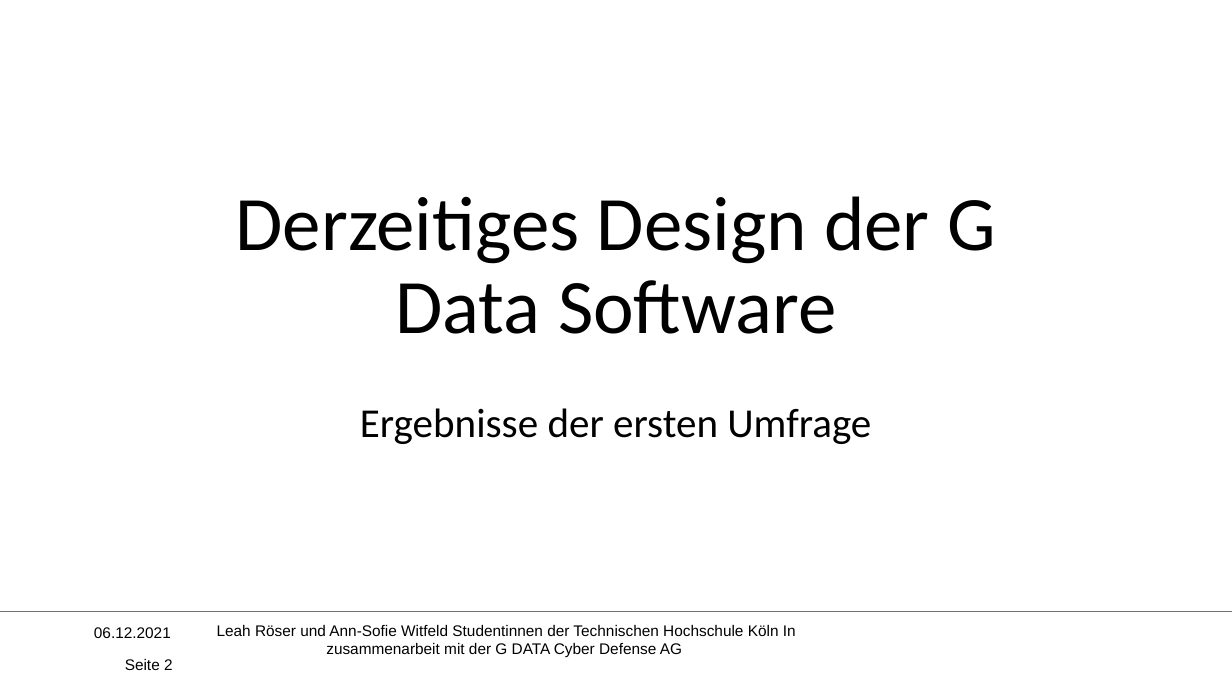
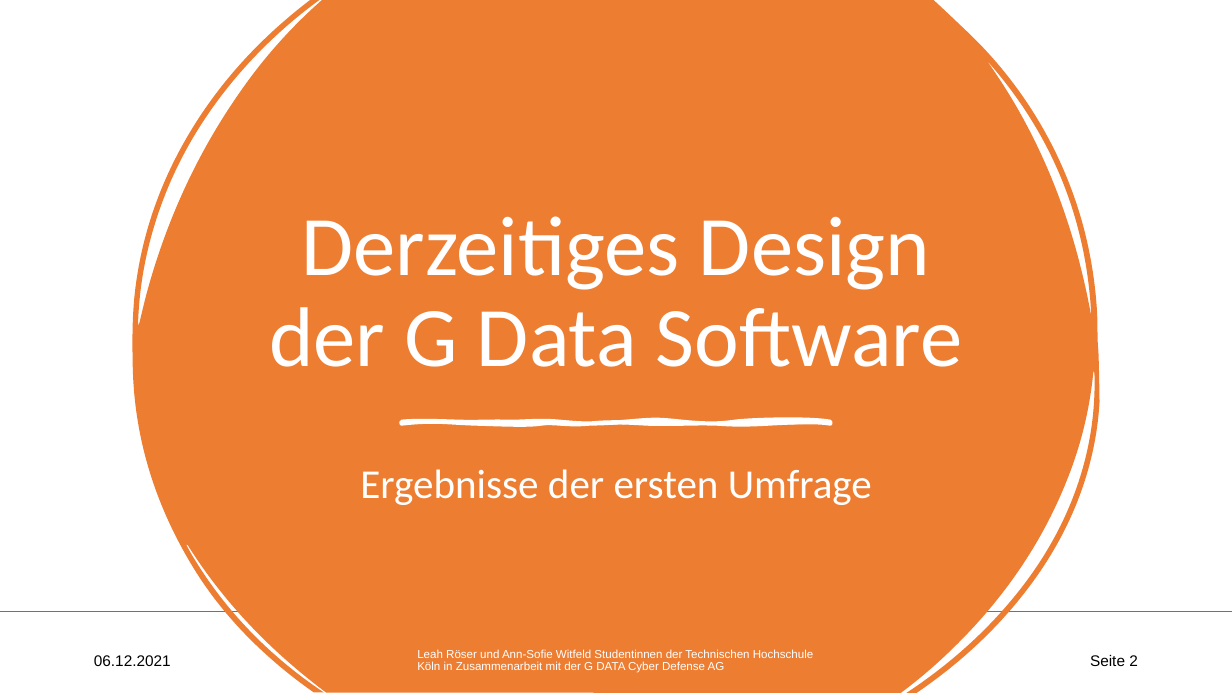
Before and after one commit to Miroeser/Praxisprojekt2021, a slide deck: slide 5 of Praesentation/Designevaluierung Schwerpunkt.pptx. Drawn at 1232x693 pixels with LibreOffice and Linux fonts; fonts in the diff are those of the drawing; background and template pictures are left out. Boxes give left, top, right and bottom in pixels: in the first picture for what was removed or moved away, otherwise in the second. Text is boxed around its words. In the diff, an @@ line names an element or a change of style, - is before the commit and + after.

```diff
--- a/Praesentation/Designevaluierung Schwerpunkt.pptx
+++ b/Praesentation/Designevaluierung Schwerpunkt.pptx
@@ freeform shape added at (x1=132, y1=0, x2=1100, y2=693), fill #ED7D31 @@
@@ title "Derzeitiges Design der G Data ..." moved from (x1=236, y1=196, x2=996, y2=334) to (x1=269, y1=216, x2=962, y2=367) @@
@@ title "Derzeitiges Design der G Data ..." at (x1=269, y1=216, x2=962, y2=367): size 60 to 66 pt, text colour #000000 to #FFFFFF @@
@@ freeform shape added at (x1=402, y1=421, x2=831, y2=423), fill #FFFFFF, outline #FFFFFF 3.25 pt @@
@@ subtitle "Ergebnisse der ersten Umfrage" moved from (x1=360, y1=408, x2=871, y2=444) to (x1=360, y1=469, x2=872, y2=505) @@
@@ subtitle "Ergebnisse der ersten Umfrage" at (x1=360, y1=469, x2=872, y2=505): text colour #000000 to #FFFFFF @@
@@ text "06.12.2021" moved from (x1=94, y1=627, x2=171, y2=638) to (x1=94, y1=655, x2=171, y2=666) @@
@@ text "06.12.2021" at (x1=94, y1=655, x2=171, y2=666): more space between paragraphs @@
@@ text at (x1=417, y1=649, x2=813, y2=673): text changed; size 12 to 9 pt; text colour #000000 to #FFFFFF @@
-Leah Röser und Ann-Sofie Witfeld Studentinnen der Technischen Hochschule Köln In zusammenarbeit mit der G DATA Cyber Defense AG
+Leah Röser und Ann-Sofie Witfeld Studentinnen der Technischen Hochschule Köln in Zusammenarbeit mit der G DATA Cyber Defense AG
@@ text "Seite 2" at (x1=1090, y1=655, x2=1138, y2=666): more space between paragraphs @@
@@ text "Seite 2" moved from (x1=125, y1=659, x2=173, y2=670) to (x1=1090, y1=655, x2=1138, y2=666) @@
```
Also in this commit, not shown: 18 other slides changed, 7 slides added, 2 other files.
